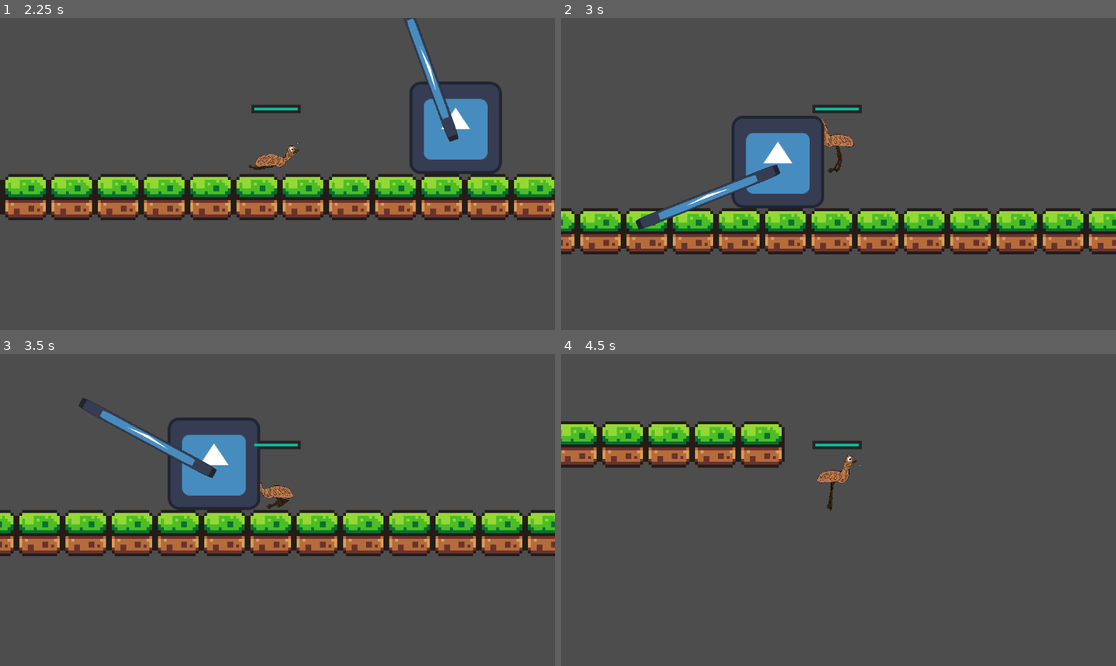
Above: before the commit, frames 1-4 (two rows, left to right).
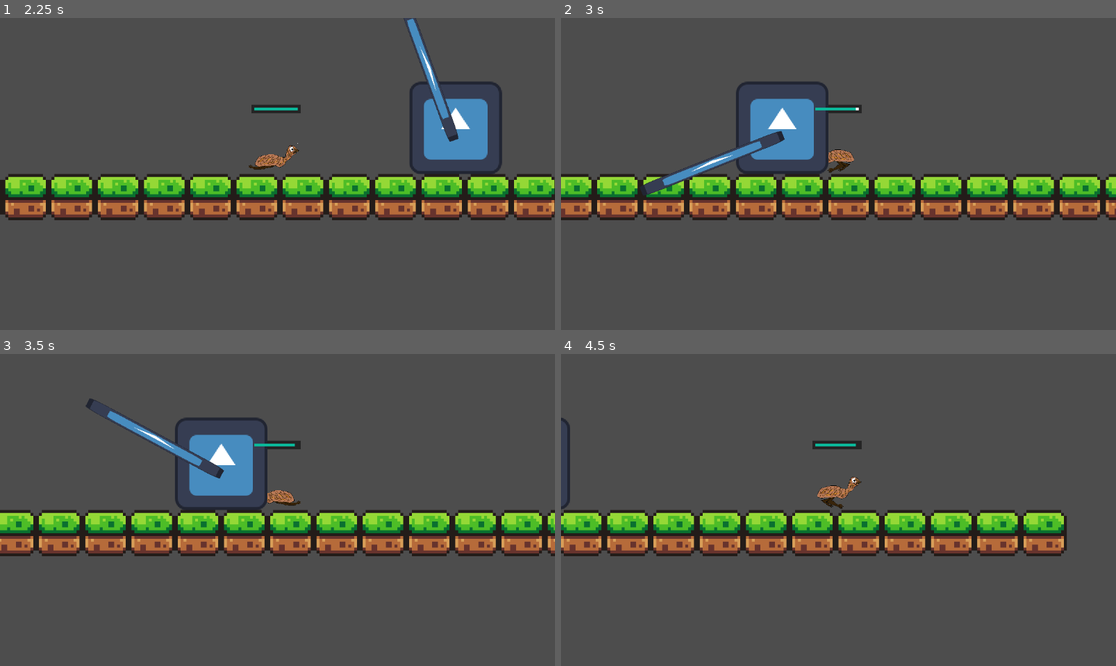
Above: after the commit, the same moments.

Repository: BastianLorsch/emu_game
Game: Godot game, scene res://scenes/game.tscn
Two runs of this game, one before a commit and one after it. Both use one fixed random seed, a clock stepped at 60 frames per second and the inputs below. The engine's default icon, where the game draws it, is replaced by a stand-in: a white triangle on a blue panel in a dark square.
Inputs:
- Up to frame 1 (2.25 s): click "START GAME" at 0.5 s; tap Enter (ui_accept) at 1.25 s; hold Down (crouch) 1.28-2.03 s; hold D (move_right) from 1.28 s (still down); tap Space (jump) at 1.52 s; tap E (roll) at 2.1 s
- Up to frame 2 (3 s): tap Space (jump) at 2.27 s; release D (move_right) at 2.78 s; hold A (move_left) from 2.78 s (still down); hold Down (crouch) from 2.78 s (still down)
- Up to frame 3 (3.5 s): keep holding A (move_left); keep holding Down (crouch)
- Up to frame 4 (4.5 s): release A (move_left) at 3.53 s; release Down (crouch) at 3.53 s; hold D (move_right) from 3.53 s (still down); tap E (roll) at 3.6 s; tap Space (jump) at 3.77 s; hold Down (crouch) from 4.28 s (still down)

Frame 1 is identical in both runs. In frame 2, 28% of the frame differs, in the area x 0-100%, y 20-76%; in frame 3, 11%; in frame 4, 19%.

Commit message:
weapon interaktion mit health, signalBus, collisionlayers beatbeitet, wenn player schaden nimmt aber kein health mehr 'verliert' er das Spiel

Diff:
--- a/project.godot
+++ b/project.godot
@@ -14,6 +14,10 @@
 run/main_scene="res://scenes/game.tscn"
 config/features=PackedStringArray("4.3", "Forward Plus")
 config/icon="res://icon.svg"
+
+[autoload]
+
+SignalBus="*res://scripts/signalBus.gd"
 
 [input]
 
--- a/scenes/enemy.tscn
+++ b/scenes/enemy.tscn
@@ -8,6 +8,8 @@
 size = Vector2(127, 128)
 
 [node name="enemy" type="CharacterBody2D"]
+collision_layer = 4
+collision_mask = 3
 script = ExtResource("1_ijinv")
 
 [node name="CollisionShape2D" type="CollisionShape2D" parent="."]
--- a/scenes/level_1.tscn
+++ b/scenes/level_1.tscn
@@ -287,7 +287,7 @@
 0:0/0 = 0
 
 [sub_resource type="TileSet" id="TileSet_r70pv"]
-physics_layer_0/collision_layer = 1
+physics_layer_0/collision_layer = 2
 sources/0 = SubResource("TileSetAtlasSource_q2aju")
 sources/3 = SubResource("TileSetAtlasSource_gfu26")
 sources/1 = SubResource("TileSetAtlasSource_nlt56")
--- a/scenes/player.tscn
+++ b/scenes/player.tscn
@@ -104,6 +104,7 @@
 }]
 
 [node name="Player" type="CharacterBody2D"]
+collision_mask = 3
 script = ExtResource("1_j53wj")
 
 [node name="CollisionShape2D" type="CollisionShape2D" parent="."]
--- a/scenes/weapon.tscn
+++ b/scenes/weapon.tscn
@@ -1,6 +1,7 @@
-[gd_scene load_steps=3 format=3 uid="uid://c8n00fc7qlxqg"]
+[gd_scene load_steps=4 format=3 uid="uid://c8n00fc7qlxqg"]
 
 [ext_resource type="Texture2D" uid="uid://coraywoqxlgy5" path="res://icon.svg" id="1_2dtgo"]
+[ext_resource type="Script" path="res://scripts/weapon_area_2d.gd" id="2_me60t"]
 
 [sub_resource type="RectangleShape2D" id="RectangleShape2D_hd6ms"]
 size = Vector2(125.361, 126.562)
@@ -12,7 +13,10 @@
 offset = Vector2(-60.6635, 0)
 
 [node name="Area2D" type="Area2D" parent="."]
+script = ExtResource("2_me60t")
 
 [node name="CollisionShape2D" type="CollisionShape2D" parent="Area2D"]
 position = Vector2(-60.6635, 0)
 shape = SubResource("RectangleShape2D_hd6ms")
+
+[connection signal="body_entered" from="Area2D" to="Area2D" method="_on_body_entered"]
--- /dev/null
+++ b/scripts/signalBus.gd
@@ -0,0 +1,3 @@
+extends Node
+
+signal damaged(damage)
--- a/scripts/stateMachine/player_state_controled.gd
+++ b/scripts/stateMachine/player_state_controled.gd
@@ -14,6 +14,7 @@
 	change_state("IdleState") # start in idle state
 	animated_sprite.flip_h = true
 	healthbar.init_health(health)
+	SignalBus.damaged.connect(_set_health)
 
 func change_state(new_state_name: String):
 	if current_state:
@@ -45,8 +46,7 @@
 	elif direction < 0:
 		animated_sprite.flip_h = false
 
-
 func _set_health(new_health):
-	health = min(healthbar.max_value, new_health)
+	health = min(healthbar.max_value, health - new_health)
 	healthbar.health = health
 	print(health, "player")
--- /dev/null
+++ b/scripts/weapon_area_2d.gd
@@ -0,0 +1,6 @@
+extends Area2D
+
+func _on_body_entered(body: Node2D) -> void:
+	var damage = 10
+	SignalBus.damaged.emit(damage)
+	print("damage")
